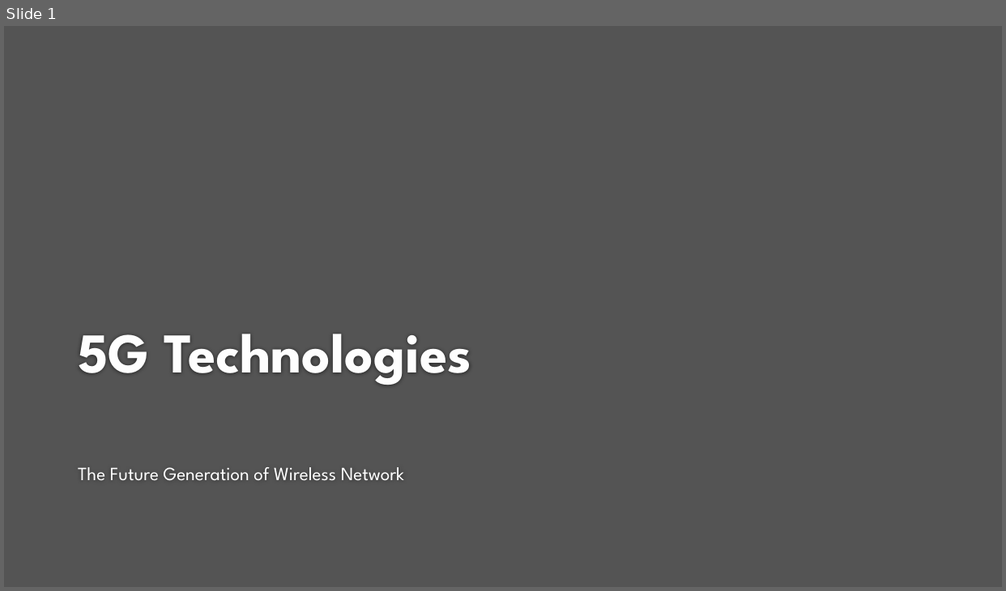
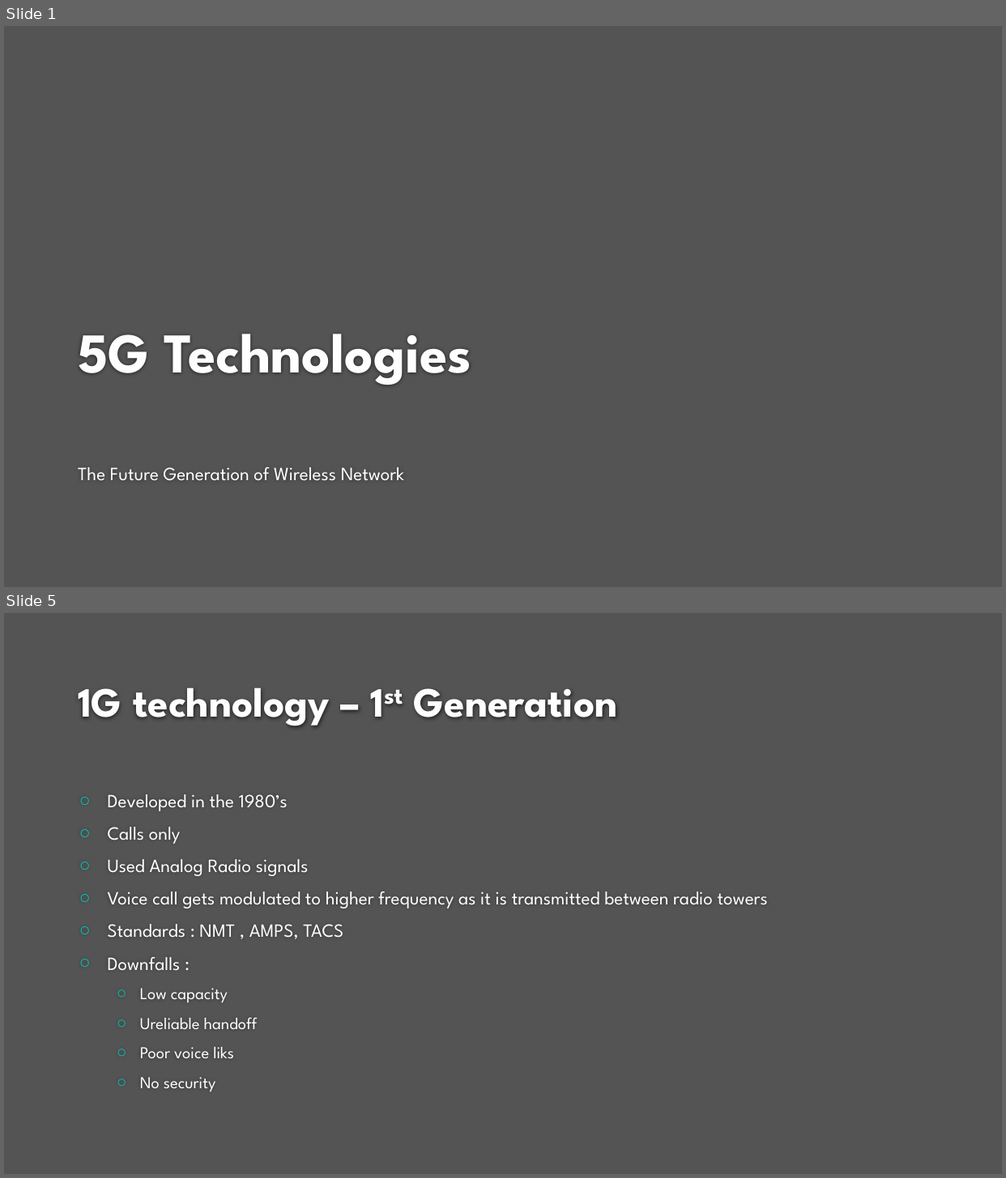
Before and after one commit to hackergirl1/5G-Presentation-, a slide deck: 5G Technologies.pptx. Shown one above the other, each under a label of ours: slide 1 before the commit, slides 1 and 5 after it; the slides between them are not shown. The pictures are 1006x591 and 1006x1178 pixels, drawn with LibreOffice and Linux fonts; fonts in the diff are those of the drawing; background and template pictures are left out. Boxes give left, top, right and bottom in pixels: in the first picture for what was removed or moved away, otherwise in the second. Text is boxed around its words. In the diff, an @@ line names an element or a change of style, - is before the commit and + after.

```diff
--- a/5G Technologies.pptx
+++ b/5G Technologies.pptx
@@ slide 5 added at (x1=4, y1=613, x2=1002, y2=1174), background #212121 at 77% opacity @@
@@ title added at (x1=78, y1=688, x2=618, y2=726), 40 pt, text #FEFEFE, bold @@
+1G technology – 1st Generation
@@ text added at (x1=108, y1=794, x2=768, y2=1093), 18 pt, text #FFFFFF @@
+○ Developed in the 1980’s
+○ Calls only
+○ Used Analog Radio signals
+○ Voice call gets modulated to higher frequency as it is transmitted between radio towers
+○ Standards : NMT , AMPS, TACS
+○ Downfalls :
+  ○ Low capacity
+  ○ Ureliable handoff
+  ○ Poor voice liks
+  ○ No security
```
Also in this commit, not shown: 1 slide changed, 10 other slides added, 1 slide removed.
